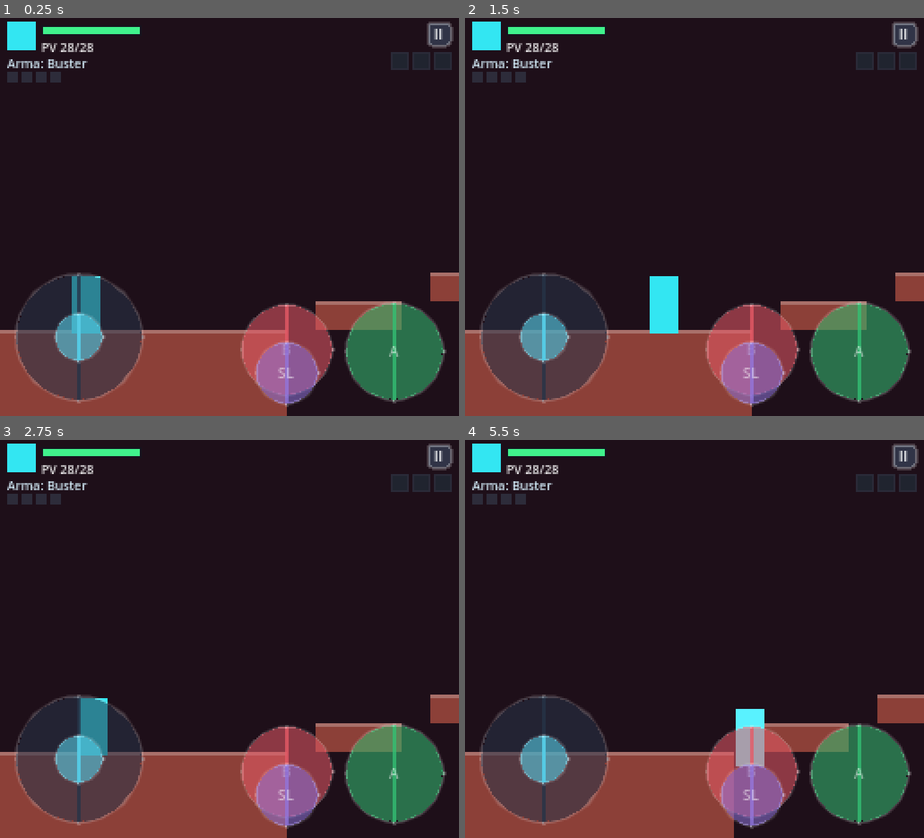
Above: before the commit, frames 1-4 (two rows, left to right).
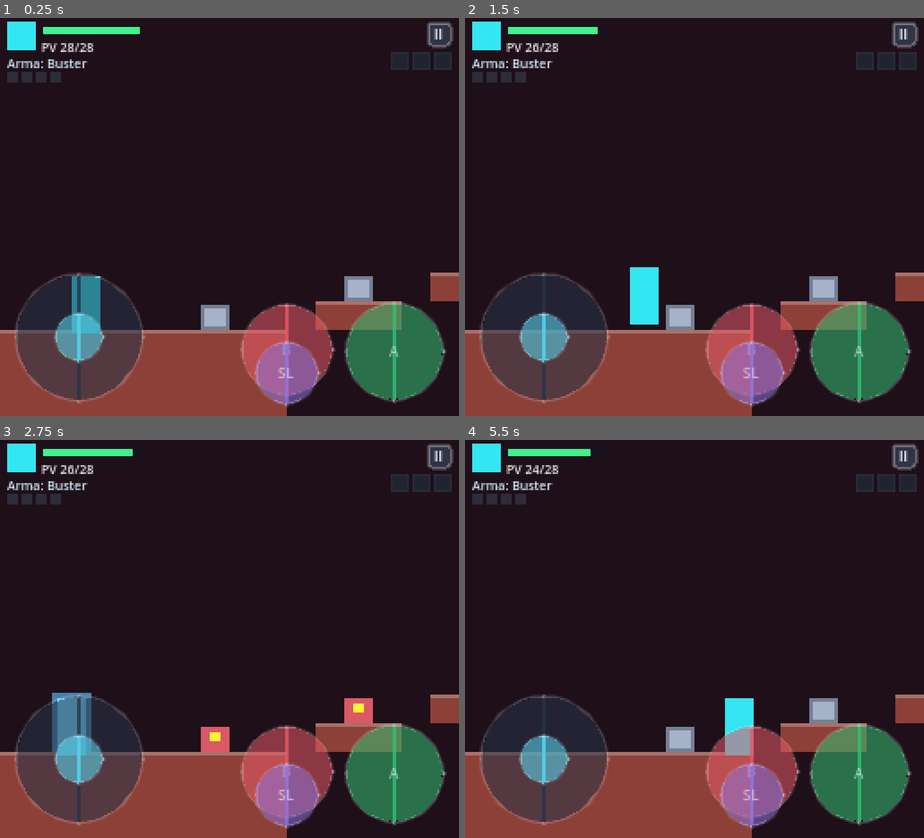
Above: after the commit, the same moments.

Repository: Awosemizer/stage-crash-v-idol-challenge
Game: Godot game, scene res://scenes/levels/Level01.tscn
Two runs of this game, one before a commit and one after it. Both use one fixed random seed, a clock stepped at 60 frames per second and the inputs below.
Inputs (mouse positions are in pixels of both pictures, inside the frame that each line leads up to):
- Up to frame 1 (0.25 s): no input
- Up to frame 2 (1.5 s): tap Enter at 0.5 s; move the mouse to (795, 197) at 0.52 s; hold D (move_right) 0.53-1.25 s; hold X (attack) 0.53-1.25 s; click (795, 197) at 0.67 s; tap Z (jump) at 0.77, 1.07 s; tap C (slide) at 0.8 s; drag from (602, 236) to (671, 296) at 1.27 s
- Up to frame 3 (2.75 s): move the mouse to (275, 547) at 2.02 s; hold A (move_left) from 2.03 s (still down); hold X (attack) from 2.03 s (still down); tap Z (jump) at 2.1 s; click (275, 547) at 2.17 s
- Up to frame 4 (5.5 s): release A (move_left) at 2.75 s; release X (attack) at 2.75 s; drag from (671, 718) to (556, 575) at 2.77 s; tap Space at 3.5 s; move the mouse to (832, 698) at 3.52 s; hold D (move_right) 3.53-4.25 s; tap C (slide) at 3.6, 5.1 s; click (832, 698) at 3.67 s; tap Z (jump) at 3.77, 3.8, 4.07 s; drag from (556, 575) to (625, 535) at 4.27 s; move the mouse to (717, 639) at 5.02 s; hold D (move_right) from 5.03 s (still down); click (717, 639) at 5.17 s

The runs differ from the first frame. In frame 1, 0.8% of the frame differs, in the area x 43-82%, y 64-79%; in frame 2, 2.0%; in frame 3, 2.5%; in frame 4, 2.9%, in the area x 14-94%, y 2-100%.

Commit message:
feat: buster charge + Met-Beat enemies
Add Miku buster projectiles (tap Nv1 / hold Nv2–3 with ChargeAura),
Met-Beat common enemy (shell cycle, HP 2, contact 2), 3 Mets in
Level01, headless VALIDATE_PASS coverage, and refreshed debug APK.

Diff:
--- /dev/null
+++ b/game/scenes/combat/BusterShot.tscn
@@ -0,0 +1,23 @@
+[gd_scene load_steps=3 format=3 uid="uid://bbustershot01sc"]
+
+[ext_resource type="Script" path="res://scripts/combat/BusterShot.gd" id="1_shot"]
+
+[sub_resource type="RectangleShape2D" id="RectangleShape2D_shot"]
+size = Vector2(6, 4)
+
+[node name="BusterShot" type="Area2D"]
+collision_layer = 0
+collision_mask = 9
+monitoring = true
+monitorable = true
+script = ExtResource("1_shot")
+
+[node name="Visual" type="ColorRect" parent="."]
+offset_left = -3.0
+offset_top = -2.0
+offset_right = 3.0
+offset_bottom = 2.0
+color = Color(0.85, 0.95, 1, 1)
+
+[node name="CollisionShape2D" type="CollisionShape2D" parent="."]
+shape = SubResource("RectangleShape2D_shot")
--- /dev/null
+++ b/game/scenes/enemies/MetBeat.tscn
@@ -0,0 +1,39 @@
+[gd_scene load_steps=3 format=3 uid="uid://bmetbeat01scvic"]
+
+[ext_resource type="Script" path="res://scripts/enemies/MetBeat.gd" id="1_met"]
+
+[sub_resource type="RectangleShape2D" id="RectangleShape2D_met"]
+size = Vector2(14, 14)
+
+[node name="MetBeat" type="Area2D"]
+collision_layer = 8
+collision_mask = 2
+monitoring = true
+monitorable = true
+script = ExtResource("1_met")
+
+[node name="Visual" type="ColorRect" parent="."]
+offset_left = -8.0
+offset_top = -14.0
+offset_right = 8.0
+offset_bottom = 0.0
+color = Color(0.45, 0.5, 0.58, 1)
+
+[node name="ShellHint" type="ColorRect" parent="."]
+offset_left = -6.0
+offset_top = -12.0
+offset_right = 6.0
+offset_bottom = -2.0
+color = Color(0.65, 0.7, 0.78, 1)
+
+[node name="Eye" type="ColorRect" parent="."]
+visible = false
+offset_left = -3.0
+offset_top = -11.0
+offset_right = 3.0
+offset_bottom = -6.0
+color = Color(1, 0.95, 0.2, 1)
+
+[node name="CollisionShape2D" type="CollisionShape2D" parent="."]
+position = Vector2(0, -7)
+shape = SubResource("RectangleShape2D_met")
--- a/game/scenes/player/Player.tscn
+++ b/game/scenes/player/Player.tscn
@@ -12,6 +12,16 @@
 floor_constant_speed = true
 floor_snap_length = 4.0
 script = ExtResource("1_player")
+
+[node name="ChargeAura" type="ColorRect" parent="."]
+visible = false
+z_index = -1
+offset_left = -11.0
+offset_top = -21.0
+offset_right = 11.0
+offset_bottom = 17.0
+mouse_filter = 2
+color = Color(0.35, 0.75, 1, 0.45)
 
 [node name="Visual" type="ColorRect" parent="."]
 offset_left = -8.0
--- /dev/null
+++ b/game/scripts/combat/BusterShot.gd
@@ -0,0 +1,93 @@
+extends Area2D
+## Proyectil del Buster de Miku — niveles 1–3 (tap / carga Nv2 / carga Nv3).
+
+const SPEED_LV := {1: 280.0, 2: 300.0, 3: 320.0}
+const DAMAGE_LV := {1: 1, 2: 2, 3: 3}
+const SIZE_LV := {
+	1: Vector2(6, 4),
+	2: Vector2(10, 6),
+	3: Vector2(14, 10),
+}
+const COLOR_LV := {
+	1: Color(0.85, 0.95, 1.0, 1.0),
+	2: Color(0.45, 0.85, 1.0, 1.0),
+	3: Color(1.0, 0.95, 0.35, 1.0),
+}
+const LIFETIME := 1.6
+
+var damage := 1
+var direction := 1
+var level := 1
+var _life := LIFETIME
+var _speed := 280.0
+
+@onready var visual: ColorRect = $Visual
+@onready var collision: CollisionShape2D = $CollisionShape2D
+
+
+func setup(dir: int, charge_level: int) -> void:
+	direction = 1 if dir >= 0 else -1
+	level = clampi(charge_level, 1, 3)
+	damage = DAMAGE_LV[level]
+	_speed = SPEED_LV[level]
+	# Visual/collision may not be ready yet if called before add_child
+	if is_node_ready():
+		_apply_look()
+	else:
+		ready.connect(_apply_look, CONNECT_ONE_SHOT)
+
+
+func _ready() -> void:
+	add_to_group("player_shots")
+	body_entered.connect(_on_body_entered)
+	area_entered.connect(_on_area_entered)
+	_apply_look()
+
+
+func _apply_look() -> void:
+	if visual == null or collision == null:
+		return
+	var sz: Vector2 = SIZE_LV[level]
+	visual.size = sz
+	visual.position = -sz * 0.5
+	visual.color = COLOR_LV[level]
+	var shape := collision.shape as RectangleShape2D
+	if shape == null:
+		shape = RectangleShape2D.new()
+		collision.shape = shape
+	shape.size = sz
+
+
+func _physics_process(delta: float) -> void:
+	position.x += direction * _speed * delta
+	_life -= delta
+	if _life <= 0.0:
+		queue_free()
+
+
+func _on_body_entered(body: Node) -> void:
+	_try_hit(body)
+
+
+func _on_area_entered(area: Node) -> void:
+	_try_hit(area)
+
+
+func _try_hit(target: Node) -> void:
+	if target == null:
+		return
+	if target.is_in_group("player") or target.is_in_group("player_shots"):
+		return
+	# Mundo sólido (StaticBody plataformas): el disparo se detiene
+	if target is StaticBody2D and not target.is_in_group("enemies"):
+		queue_free()
+		return
+	if target.is_in_group("enemies") or target.has_method("take_damage"):
+		if target.has_method("take_damage"):
+			# Met cerrado puede devolver false / no consumir
+			var result = target.take_damage(damage)
+			if result == false:
+				# Rebotó en caparazón: destruir proyectil igual
+				queue_free()
+				return
+		queue_free()
--- /dev/null
+++ b/game/scripts/enemies/MetBeat.gd
@@ -0,0 +1,105 @@
+extends Area2D
+## Met-Beat — enemigo común estilo Met. Se cierra al ritmo del beat;
+## vulnerable solo cuando abre el caparazón. HP 2, daño de contacto 2.
+
+const HP_MAX := 2
+const CONTACT_DAMAGE := 2
+const CLOSED_TIME := 1.05
+const OPEN_TIME := 0.75
+const HIT_FLASH := 0.12
+
+signal died
+
+var hp := HP_MAX
+var _open := false
+var _timer := 0.0
+var _flash := 0.0
+var _alive := true
+
+@onready var visual: ColorRect = $Visual
+@onready var eye: ColorRect = $Eye
+@onready var shell_hint: ColorRect = $ShellHint
+
+
+func _ready() -> void:
+	add_to_group("enemies")
+	body_entered.connect(_on_body_entered)
+	# Arranca cerrado un instante para que no sea free kill al spawn
+	_open = false
+	_timer = CLOSED_TIME * 0.4
+	_refresh_look()
+
+
+func _process(delta: float) -> void:
+	if not _alive:
+		return
+	_timer -= delta
+	if _flash > 0.0:
+		_flash = maxf(_flash - delta, 0.0)
+	if _timer <= 0.0:
+		_open = not _open
+		_timer = OPEN_TIME if _open else CLOSED_TIME
+		_refresh_look()
+	elif _flash > 0.0:
+		_refresh_look()
+
+
+func _refresh_look() -> void:
+	if visual == null:
+		return
+	if _open:
+		# Abierto: cuerpo rosa-rojo, ojo visible
+		visual.color = Color(0.85, 0.35, 0.4, 1.0)
+		if eye:
+			eye.visible = true
+			eye.color = Color(1.0, 0.95, 0.2, 1.0)
+		if shell_hint:
+			shell_hint.visible = false
+	else:
+		# Cerrado: caparazón metálico
+		visual.color = Color(0.45, 0.5, 0.58, 1.0)
+		if eye:
+			eye.visible = false
+		if shell_hint:
+			shell_hint.visible = true
+			shell_hint.color = Color(0.65, 0.7, 0.78, 1.0)
+	if _flash > 0.0:
+		visual.color = Color(1.0, 1.0, 1.0, 1.0)
+
+
+func is_open() -> bool:
+	return _open
+
+
+func take_damage(amount: int) -> bool:
+	## Devuelve true si el daño aplicó; false si rebotó en el caparazón.
+	if not _alive:
+		return false
+	if not _open:
+		# Flash breve de rebote
+		_flash = HIT_FLASH * 0.5
+		_refresh_look()
+		return false
+	hp = maxi(hp - amount, 0)
+	_flash = HIT_FLASH
+	_refresh_look()
+	if hp <= 0:
+		_die()
+	return true
+
+
+func _die() -> void:
+	_alive = false
+	died.emit()
+	queue_free()
+
+
+func _on_body_entered(body: Node) -> void:
+	if not _alive:
+		return
+	if body == null or not body.is_in_group("player"):
+		return
+	if body.has_method("is_invulnerable") and body.is_invulnerable():
+		return
+	if body.has_method("take_damage"):
+		body.take_damage(CONTACT_DAMAGE)
--- a/game/scripts/levels/Level01.gd
+++ b/game/scripts/levels/Level01.gd
@@ -1,11 +1,12 @@
 extends Node2D
-## Beatfire-style vertical slice — teaches run, jump, wall-jump, slide.
+## Beatfire-style vertical slice — teaches run, jump, wall-jump, slide, buster.
 ## Placeholder geometry (ColorRects). Stadium-on-fire palette.
 
 const SpikeScene := preload("res://scenes/hazards/Spike.tscn")
 const PlayerScene := preload("res://scenes/player/Player.tscn")
 const TouchControlsScene := preload("res://scenes/ui/TouchControls.tscn")
 const HUDScene := preload("res://scenes/ui/HUD.tscn")
+const MetBeatScene := preload("res://scenes/enemies/MetBeat.tscn")
 
 const COL_FLOOR := Color(0.55, 0.25, 0.22, 1.0)
 const COL_WALL := Color(0.35, 0.15, 0.18, 1.0)
@@ -21,6 +22,7 @@
 func _ready() -> void:
 	bg.color = COL_BG
 	_build_course()
+	_spawn_enemies()
 	_spawn_player()
 	_add_hud()
 	_add_touch_controls()
@@ -64,11 +66,27 @@
 	geometry.add_child(goal)
 
 	var label := Label.new()
-	label.text = "GOAL"
+	label.text = "META"
 	label.position = Vector2(1080, 72)
 	label.add_theme_font_size_override("font_size", 8)
 	label.modulate = Color(0.5, 1.0, 0.6)
 	geometry.add_child(label)
+
+
+func _spawn_enemies() -> void:
+	# Suelo de cada plataforma (y = top del sólido). Met anclado por la base.
+	# 1) Primer tramo — enseña buster vs caparazón
+	_add_met(120.0, 176.0)
+	# 2) Plataforma media antes de púas
+	_add_met(200.0, 160.0)
+	# 3) Tramo final antes del túnel de slide
+	_add_met(840.0, 176.0)
+
+
+func _add_met(x: float, floor_y: float) -> void:
+	var met: Area2D = MetBeatScene.instantiate()
+	met.position = Vector2(x, floor_y)
+	entities.add_child(met)
 
 
 func _add_rect_platform(x: float, y: float, w: float, h: float, color: Color) -> void:
--- a/game/scripts/player/Player.gd
+++ b/game/scripts/player/Player.gd
@@ -4,6 +4,7 @@
 ## Touch overlay + joypad press those same actions — do not hardcode keys here.
 ## GDD refs (px/frame @ 60fps, tile 16px): run 1.5, jump 4.5, grav 0.25,
 ## wall-jump H 2.5, slide 12 frames. Wall-jump always available.
+## Buster: tap = Nv1 (1 dmg); hold → Nv2 / Nv3 con aura en ColorRect.
 
 # --- Tunables (converted to px/s / px/s²) ---
 const RUN_SPEED := 90.0          # 1.5 px/frame
@@ -26,15 +27,25 @@
 const INVULN_SLIDE := 0.12       # stub i-frames at slide start
 const RESPAWN_Y := 400.0         # fall death threshold (level-relative)
 
+# Buster charge (Mega Man–style)
+const CHARGE_LV2 := 0.45
+const CHARGE_LV3 := 1.15
+const MAX_SHOTS := 3
+const SHOT_SPAWN_X := 12.0
+const SHOT_SPAWN_Y := -8.0
+
 # Collision sizes (standing ~36px tall, slide crouched)
 const STAND_SIZE := Vector2(14, 28)
 const STAND_OFFSET := Vector2(0, -2)
 const SLIDE_SIZE := Vector2(22, 14)
 const SLIDE_OFFSET := Vector2(0, 5)
 
+const BusterShotScene := preload("res://scenes/combat/BusterShot.tscn")
+
 signal hp_changed(current: int, maximum: int)
 
 @onready var visual: ColorRect = $Visual
+@onready var charge_aura: ColorRect = $ChargeAura
 @onready var collision: CollisionShape2D = $CollisionShape2D
 @onready var wall_ray_l: RayCast2D = $WallRayL
 @onready var wall_ray_r: RayCast2D = $WallRayR
@@ -54,6 +65,9 @@
 var hp := 28
 var _alive := true
 
+var _charging := false
+var _charge_time := 0.0
+
 
 func _ready() -> void:
 	add_to_group("player")
@@ -61,6 +75,8 @@
 	_apply_stand_shape()
 	# Cyan placeholder = Miku palette; swap later for sprites
 	visual.color = Color(0.2, 0.9, 0.95, 1.0)
+	if charge_aura:
+		charge_aura.visible = false
 	hp_changed.emit(hp, max_hp)
 
 
@@ -123,13 +139,55 @@
 		elif on_wall and not on_floor:
 			_do_wall_jump(wall_dir)
 
-	# Attack stub
-	if Input.is_action_just_pressed("attack"):
-		_attack_stub()
+	_handle_buster(delta)
 
 	move_and_slide()
 	_update_visual()
 	_check_hazards_and_pits()
+
+
+func _handle_buster(delta: float) -> void:
+	if _is_sliding:
+		# Cancel charge while sliding (no fire mid-slide)
+		if _charging:
+			_charging = false
+			_charge_time = 0.0
+		return
+
+	if Input.is_action_just_pressed("attack"):
+		_charging = true
+		_charge_time = 0.0
+	elif _charging and Input.is_action_pressed("attack"):
+		_charge_time += delta
+	elif _charging and Input.is_action_just_released("attack"):
+		_fire_buster(_charge_level_from_time(_charge_time))
+		_charging = false
+		_charge_time = 0.0
+	elif not Input.is_action_pressed("attack"):
+		_charging = false
+		_charge_time = 0.0
+
+
+func _charge_level_from_time(t: float) -> int:
+	if t >= CHARGE_LV3:
+		return 3
+	if t >= CHARGE_LV2:
+		return 2
+	return 1
+
+
+func _fire_buster(level: int) -> void:
+	var live := get_tree().get_nodes_in_group("player_shots")
+	if live.size() >= MAX_SHOTS:
+		return
+	var shot: Area2D = BusterShotScene.instantiate()
+	var parent_node := get_parent()
+	if parent_node == null:
+		parent_node = get_tree().current_scene
+	parent_node.add_child(shot)
+	shot.global_position = global_position + Vector2(facing * SHOT_SPAWN_X, SHOT_SPAWN_Y)
+	if shot.has_method("setup"):
+		shot.setup(facing, level)
 
 
 func _tick_timers(delta: float) -> void:
@@ -235,22 +293,40 @@
 	else:
 		visual.position.x = -visual.size.x * 0.5
 
+	var base_col := Color(0.2, 0.9, 0.95, 1.0)
+	if not is_on_floor() and _is_on_wall_solid() and velocity.y > 0.0:
+		base_col = Color(0.35, 0.95, 1.0, 1.0)
+	elif _is_sliding:
+		base_col = Color(0.15, 0.7, 0.85, 1.0)
+
+	# Aura de carga sobre el ColorRect del jugador
+	var lv := _charge_level_from_time(_charge_time) if _charging else 0
+	if charge_aura:
+		if lv >= 2:
+			charge_aura.visible = true
+			var aura_sz := visual.size + Vector2(6, 6) if lv == 2 else visual.size + Vector2(10, 10)
+			charge_aura.size = aura_sz
+			charge_aura.position = visual.position - Vector2(3, 3) if lv == 2 else visual.position - Vector2(5, 5)
+			if lv >= 3:
+				# Parpadeo blanco-dorado Nv3
+				var pulse := 0.55 + 0.45 * absf(sin(_charge_time * 12.0))
+				charge_aura.color = Color(1.0, 0.92, 0.35, pulse)
+				base_col = Color(0.95, 0.95, 0.6, 1.0)
+			else:
+				charge_aura.color = Color(0.35, 0.75, 1.0, 0.45 + 0.25 * absf(sin(_charge_time * 8.0)))
+				base_col = Color(0.45, 0.85, 1.0, 1.0)
+		else:
+			charge_aura.visible = false
+			if _charging and _charge_time > 0.12:
+				# Nv1 charging hint: ligero brillo en el cuerpo
+				base_col = Color(0.35, 0.95, 1.0, 1.0)
+
 	if _invuln > 0.0:
+		visual.color = base_col
 		visual.color.a = 0.45 if fmod(_invuln, 0.06) < 0.03 else 1.0
 	else:
+		visual.color = base_col
 		visual.color.a = 1.0
-		# Miku cyan default; slight tint when wall-sliding
-		if not is_on_floor() and _is_on_wall_solid() and velocity.y > 0.0:
-			visual.color = Color(0.35, 0.95, 1.0, 1.0)
-		elif _is_sliding:
-			visual.color = Color(0.15, 0.7, 0.85, 1.0)
-		else:
-			visual.color = Color(0.2, 0.9, 0.95, 1.0)
-
-
-func _attack_stub() -> void:
-	# Placeholder — buster/sable comes later. Brief flash.
-	visual.color = Color(1.0, 1.0, 1.0, 1.0)
 
 
 func _check_hazards_and_pits() -> void:
@@ -276,8 +352,13 @@
 
 
 func _take_hit(amount: int) -> void:
+	if _invuln > 0.0:
+		return
 	hp = maxi(hp - amount, 0)
 	_invuln = 1.0  # GDD: 1.0 s after hit
+	# Cancel charge on hit
+	_charging = false
+	_charge_time = 0.0
 	velocity = Vector2(-facing * 80.0, -120.0)
 	hp_changed.emit(hp, max_hp)
 	if hp <= 0:
@@ -288,6 +369,8 @@
 	hp = max_hp
 	_invuln = 0.5
 	_is_sliding = false
+	_charging = false
+	_charge_time = 0.0
 	_apply_stand_shape()
 	velocity = Vector2.ZERO
 	global_position = _spawn_pos
@@ -296,3 +379,10 @@
 
 func is_invulnerable() -> bool:
 	return _invuln > 0.0
+
+
+func get_charge_level() -> int:
+	## Para tests / HUD futuro.
+	if not _charging:
+		return 0
+	return _charge_level_from_time(_charge_time)
--- a/game/tools_validate.gd
+++ b/game/tools_validate.gd
@@ -8,11 +8,15 @@
 		"res://scripts/hazards/Hazard.gd",
 		"res://scripts/ui/TouchControls.gd",
 		"res://scripts/ui/HUD.gd",
+		"res://scripts/combat/BusterShot.gd",
+		"res://scripts/enemies/MetBeat.gd",
 		"res://scenes/player/Player.tscn",
 		"res://scenes/levels/Level01.tscn",
 		"res://scenes/hazards/Spike.tscn",
 		"res://scenes/ui/TouchControls.tscn",
 		"res://scenes/ui/HUD.tscn",
+		"res://scenes/combat/BusterShot.tscn",
+		"res://scenes/enemies/MetBeat.tscn",
 	]
 	for p in paths:
 		if not ResourceLoader.exists(p):
@@ -81,7 +85,7 @@
 	else:
 		errors.append("HUD.tscn failed to load as PackedScene")
 
-	# Player HP API smoke test
+	# Player HP API + ChargeAura smoke test
 	var player_packed: PackedScene = load("res://scenes/player/Player.tscn")
 	if player_packed:
 		var player = player_packed.instantiate()
@@ -104,10 +108,77 @@
 				errors.append("take_damage did not reduce hp")
 			else:
 				print("OK take_damage hp ", before, "->", player.hp)
+		if player.get_node_or_null("ChargeAura") == null:
+			errors.append("Player missing ChargeAura")
+		else:
+			print("OK Player ChargeAura node")
+		if not player.has_method("_fire_buster") and not player.has_method("get_charge_level"):
+			errors.append("Player missing buster API")
+		else:
+			print("OK Player buster helpers")
+		# Fire a shot directly
+		if player.has_method("_fire_buster"):
+			player._fire_buster(1)
+			await process_frame
+			var shots = root.get_tree().get_nodes_in_group("player_shots")
+			# Shot parented under root (same as player parent in this test)
+			if shots.is_empty():
+				# May be child of root via get_parent()
+				errors.append("BusterShot not spawned after _fire_buster")
+			else:
+				print("OK BusterShot spawned count=", shots.size())
+				var s = shots[0]
+				if "damage" in s and int(s.damage) != 1:
+					errors.append("Lv1 shot damage expected 1")
+				else:
+					print("OK Lv1 shot damage=", s.damage)
+				for sh in shots:
+					sh.queue_free()
 		player.queue_free()
 		await process_frame
 	else:
 		errors.append("Player.tscn failed to load")
+
+	# MetBeat open/closed + damage
+	var met_packed: PackedScene = load("res://scenes/enemies/MetBeat.tscn")
+	if met_packed:
+		var met = met_packed.instantiate()
+		root.add_child(met)
+		await process_frame
+		if not met.is_in_group("enemies"):
+			errors.append("MetBeat not in enemies group")
+		else:
+			print("OK MetBeat in enemies group")
+		if not met.has_method("take_damage"):
+			errors.append("MetBeat missing take_damage")
+		else:
+			# Force closed
+			met._open = false
+			var blocked = met.take_damage(1)
+			if blocked != false:
+				errors.append("Closed Met should reject damage")
+			else:
+				print("OK Met shell blocked shot")
+			if int(met.hp) != 2:
+				errors.append("Closed Met HP should stay 2")
+			# Force open and kill
+			met._open = true
+			met.take_damage(1)
+			if int(met.hp) != 1:
+				errors.append("Open Met HP expected 1 after 1 dmg")
+			else:
+				print("OK Met took damage while open hp=", met.hp)
+			met.take_damage(1)
+			await process_frame
+			if is_instance_valid(met):
+				errors.append("Met should queue_free after HP 0")
+			else:
+				print("OK Met freed on death")
+		if is_instance_valid(met):
+			met.queue_free()
+			await process_frame
+	else:
+		errors.append("MetBeat.tscn failed to load")
 
 	# Instantiate main scene briefly
 	var packed: PackedScene = load("res://scenes/levels/Level01.tscn")
@@ -118,10 +189,22 @@
 		await process_frame
 		await process_frame
 		var entities = level.get_node_or_null("Entities")
-		if entities and entities.get_child_count() > 0:
-			print("OK player spawned: ", entities.get_child(0).name)
-		else:
-			errors.append("Player not spawned under Entities")
+		if entities == null:
+			errors.append("Entities node missing")
+		else:
+			var p = entities.get_node_or_null("Player")
+			if p == null:
+				errors.append("Player not spawned under Entities")
+			else:
+				print("OK player spawned: ", p.name)
+			var met_count := 0
+			for c in entities.get_children():
+				if c.is_in_group("enemies") or str(c.name).begins_with("Met"):
+					met_count += 1
+			if met_count < 2:
+				errors.append("Expected >=2 MetBeat in Level01, got %d" % met_count)
+			else:
+				print("OK MetBeat count in Level01=", met_count)
 		var tc = level.get_node_or_null("TouchControls")
 		if tc == null:
 			errors.append("TouchControls not found under Level01")
@@ -133,17 +216,16 @@
 		else:
 			print("OK HUD in Level01, layer=", hud_node.layer)
 			# Spike damage → HUD: simulate hit on level player
-			var p = entities.get_node_or_null("Player") if entities else null
-			if p and hud_node.has_method("bind_player"):
+			var p2 = entities.get_node_or_null("Player") if entities else null
+			if p2 and hud_node.has_method("bind_player"):
 				var hp_lbl = hud_node.get_node_or_null("Root/HpLabel")
-				p.take_damage(4)
+				p2.take_damage(4)
 				await process_frame
 				if hp_lbl and "24" in hp_lbl.text:
 					print("OK HUD reflects spike-style damage: ", hp_lbl.text)
 				elif hp_lbl:
-					# Still OK if bound and text updated somehow
 					print("OK HUD HpLabel after damage: ", hp_lbl.text)
-					if str(p.hp) not in hp_lbl.text:
+					if str(p2.hp) not in hp_lbl.text:
 						errors.append("HUD HpLabel not updated after damage")
 				else:
 					errors.append("HUD HpLabel missing after Level01 bind")
Not shown, added: game/scripts/combat/BusterShot.gd.uid
Not shown, added: game/scripts/enemies/MetBeat.gd.uid
Not shown, changed: README.md
Not shown, changed: build/StageCrash-debug.apk
Not shown, changed: game/README.md
